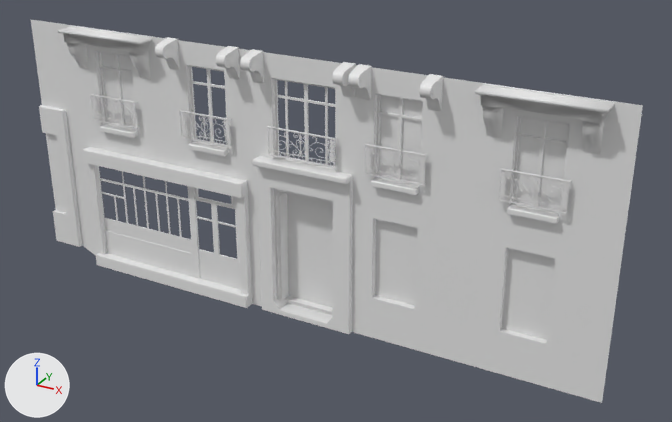
What one commit did to the FBX model LD48/Assets/GraphicBank/Mesh/ENV_Batiment_01.fbx.
Rendered twice from a 50 mm camera at (14.7, -23.3, 15.3) aimed at (1.9, 0.1, 3.6). Lighting does not change. The marker at lower left points along +X, +Y and +Z. Materials are left out; every surface is plain grey. Where no turn or scale is listed for an object, it has been applied to the vertices. Vertices at the same position are counted once.

The first picture shows 'ENV_Batiment_02'.
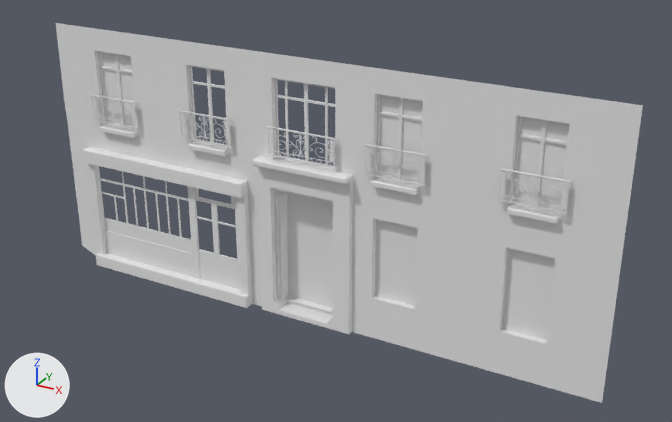
The newer file is also turned or shifted as a whole; pictures and numbers use the older file's frame.

Boxes (x1, y1, x2, y2) around the edits, measured in the pictures (672 x 422 px):
'ENV_Batiment_02', reshaped
    before: (31, 20, 643, 403)
    after: (56, 23, 643, 403)
part 1 of me_cube_005, deleted
    before: (58, 27, 614, 155)
part 2 of me_cube_005, deleted
    before: (31, 20, 82, 247)

What the commit changed:
me_cube_005 is used by ob_env_batiment_02; location (0.0, 0.0, 0.0).
me_cube_005 had 12640 vertices, 22128 faces and spanned x -9.8..10.7, y -1.0..0.2, z -0.3..8.5.
me_cube_005 now has 12102 vertices, 21682 faces and spans x -8.7..10.7, y -0.7..0.2, z -0.3..8.4.
me_cube_005 part 1: 8 loose pieces with 500 vertices, spanning x -8.0..10.0, y -1.0..-0.3, z 6.8..8.5, are deleted.
Part 2, on me_cube_005:
38 vertices are removed from x -9.8..-8.7, y -0.5..-0.3, z 0.1..8.4.
34 faces are deleted.
